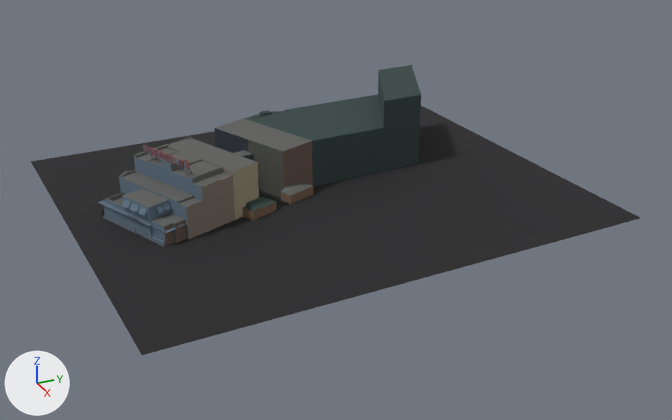
One commit to the glTF model public/twins/chatt/models/warehouse-row.glb: the scene before it, then after it.
Camera for both pictures: a 50 mm camera at (361.0, -152.0, 169.0) aimed at (14.0, 5.0, -5.0). Every picture has the same lights, and +X, +Y and +Z are marked at lower left. The picture after the commit comes second. Where no turn or scale is listed for an object, it has been applied to the vertices. Vertices at exactly the same position are counted once.
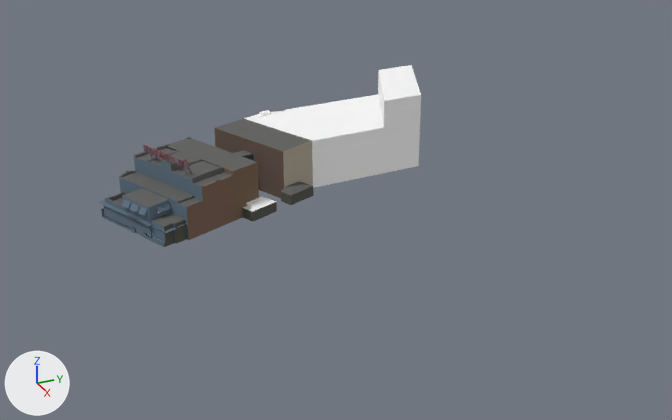
Where the newer file only moved an object's origin or applied its transform, the numbers keep the older frame.

Boxes (x1, y1, x2, y2) around the edits, measured in the pictures (672 x 420 px):
'Mesh_0', reshaped (64% narrower, 48% shorter): before (31, 106, 640, 355); after (98, 118, 314, 247)
part 1 of me_mesh_0, deleted: before (31, 106, 640, 355)
part 2 of me_mesh_0, surface changed: (101, 128, 313, 247) in both
part 3 of me_mesh_1, surface changed (lighter): (244, 65, 421, 212) in both

What changed in the scene script:
```text
Change me_mesh_0:
    used by ob_mesh_0; location = (-1.6, -0.6, 13.9)
    remove me_mesh_0.from_pydata(...)  # 947 vertices, 1905 faces; spans x -100.0..104.0, y -112.0..111.0, z -15.0..15.0
    add me_mesh_0.from_pydata(...)  # 954 vertices, 1925 faces; spans x -44.0..31.0, y -95.0..2.0, z -14.0..15.0
    me_mesh_0 part 1: 4 vertices removed from x -100.0..104.0, y -112.0..111.0, z -15.0..-10.0
    me_mesh_0 part 2: 367 kept faces spanning x -44.0..31.0, y -95.0..2.0, z -14.0..11.0 get new texture (UV) coordinates
    other edits to the shape of me_mesh_0 do not show in these pictures
Change me_mesh_1:
    where me_mesh_1.from_pydata(...)  # 71 vertices, 98 faces; spans x -37.0..37.0, y -83.0..83.0, z -18.0..18.0
    used by ob_mesh_1; location = (-17.9, -4.5, 17.6)
    me_mesh_1 part 3: texture (UV) coordinates of 80 of 98 faces, centred in x -37.0..34.0, y -32.0..77.0, z -18.0..18.0, changed; they spanned u 0.2..0.2, v 0.8..0.8 and now span u 0.17..0.17, v 0.83..0.83
```
